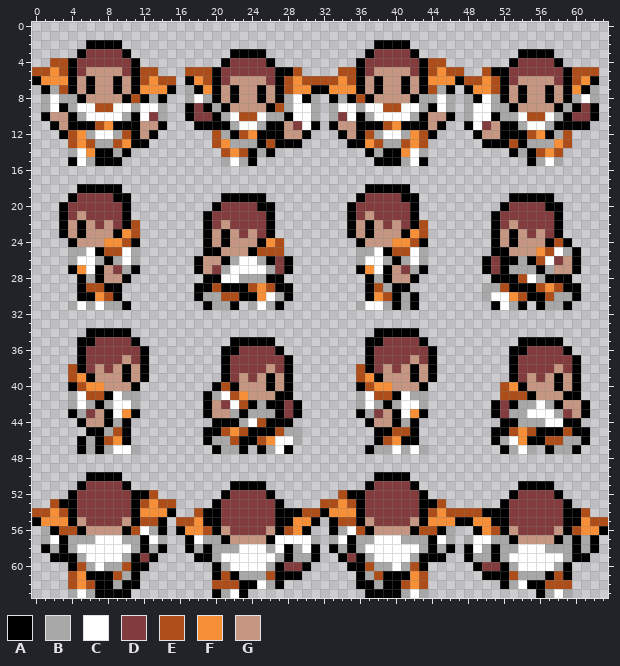
Two states of a pixel-art sprite, images/actors/derrick.png. The picture above was drawn from the file before the commit.
The file is 64x64 pixels.
Palette (. is transparent): A #000000  B #a8a8a8  C #ffffff  D #823c3d  E #ad4e1a  F #f68f37  G #c59782
Pixels before (only the part around the change), first column x 0:
 0 ................................................................
 1 ................................................................
 2 ......AAAA............................AAAA......................
 3 .....ADDDDA...........AAAA...........ADDDDA...........AAAA......
 4 ..EEADDDDDDA.........ADDDDA.........ADDDDDDAEE.......ADDDDA.....
 5 EEFEADGGGGDAEE...EEEADDDDDDAAE....EEADGGGGDAEFEE..EAADDDDDDAEEE.
 6 AFFFAGAGGAGAEFEE.AFEADGGGGDAEFEEEEFEAGAGGAGAFFFAEEFEADGGGGDAEFA.
 7 .ABEAGAGGAGAFFFA.BAFAGAGGAGAEFFAAFFFAGAGGAGAEBA.AFFEAGAGGAGAFAB.
 8 .BCBBAGGGGAEABA..BCBAGAGGAGABCAB.ABAEAGGGGABBCB.BACBAGAGGAGABCB.
 9 .BCABCCEECCBCCB..ADABAGGGGAEBCCB.BCCBCCEECCBACB.BCCBBAGGGGABADA.
10 .AGGABCCCCBACDB..ADDABCEECBBACCB.BDCABCCCCBAGGA.BCCABBCEECBADDA.
11 ..AGAAAEFAAAGGA...AAAABCCBAAGDCA.AGGAAAEFAAAGA..ACDGAABCCBAAAA..
12 ...AEFBCCBEAGA......EBAEFAAAGGA...AGAEBCCBFEA....AGGAAAEFABE....
13 ....EFEBBEFAA.......EFBBBAEAAA.....AAFEBBEFE......AAAEABBBFE....
14 ....BCFAABA..........EFEABA..........ABAAFCB.........ABAEFE.....
15 ....ACBAAA...........BCBA.............AAABCA...........ABCB.....
16 ................................................................
17 ................................................................
18 .....AAAAA...........................AAAAA......................
19 ....ADDDDAA..........AAAAA..........ADDDDAA..........AAAAA......
20 ...ADDDDDDA.........ADDDDAA........ADDDDDDA.........ADDDDAA.....
21 ...ADGDDDDA........ADDDDDDA........ADGDDDDA........ADDDDDDA.....
22 ...AGAGDGDAE.......ADGDDDDA........AGAGDGDAE.......ADGDDDDA.....
23 ...AGAGGGAFE.......AGAGDGDA........AGAGGGAFE.......AGAGDGDA.....
24 ....AGGGFFEA.......AGAGGGAFE........AGGGFFEA.......AGAGGGAEA....
25 ....BBCAEECB.......AAGGGAEEE........BBCAEECB.......AAGGGFECBA...
26 ....BCCBABCB......AGGABCCBADA.......BCCBABCB......ADAABAECDGA...
27 ....AFCAGDBA......AGDBCCCCBDA.......AFCAGDBA......ADABBBABGGA...
28 .....ABAGGA........AACCBBBAA.........ABAGGA........AAAECBAAA....
29 .....AEEAA........AAEAAAEFEAA........AEBAA........BBEAAAEFEAA...
30 .....AAFEA........ABBEEAAFCBA........AFEABA.......BCCFEAAEBBA...
31 ....BCBCBBA........ABBA.BCBA........BCCBABA........ACBA.ABBA....
32 ................................................................
33 ................................................................
34 ......AAAAA...........................AAAAA.....................
35 .....AADDDDA..........AAAAA..........AADDDDA..........AAAAA.....
36 .....ADDDDDDA........AADDDDA.........ADDDDDDA........AADDDDA....
37 .....ADDDDGDA........ADDDDDDA........ADDDDGDA........ADDDDDDA...
38 ....EADGDGAGA........ADDDDGDA.......EADGDGAGA........ADDDDGDA...
39 ....EFAGGGAGA........ADGDGAGA.......EFAGGGAGA........ADGDGAGA...
40 ....AEFFGGGA........AEAGGGAGA.......AEFFGGGA........EFAGGGAGA...
41 ....BCEEACBB.......ABCEFGGGAA.......BCEEACBB........EEEAGGGAA...
42 ....BCBABCCB.......AGDCEABAADA......BCBABCCB.......ADABBCBAGGA..
43 ....ABDGACFA.......AGGBABBBADA......ABDGACFA.......ADBBCCCBDGA..
44 .....AGGABA.........AAABCEAAA........AGGABA.........AABBBCCAA...
45 ......AABEA........AAEFEAAAEBB........AAEEA........AAEFEAAAEAA..
46 .....ABAEFA........ABBEAAEFCCB........AEFAA........ABCFAAEEBBA..
47 .....ABABCCB........ABBA.ABCA........ABBCBCB........ABCB.ABBA...
48 ................................................................
49 ................................................................
50 ......AAAA............................AAAA......................
51 .....ADDDDA...........AAAA...........ADDDDA...........AAAA......
52 ....ADDDDDDAAE.......ADDDDA.......EAADDDDDDA.........ADDDDA.....
53 ..EAADDDDDDAEFEE....ADDDDDDA....EEFEADDDDDDAAE......ADDDDDDA....
54 EEFEADDDDDDAFFFA..EAADDDDDDAAAEEAFFFADDDDDDAEFEEEEAAADDDDDDAAE..
55 AFFFAGDDDDGAEEA.EEFAADDDDDDAAFFA.AEEAGDDDDGAFFFAAFFAADDDDDDAAFEE
56 .BAEEAGGGGAECBA.AFFEAGDDDDGAEFA..ABCEAGGGGAEEAB..AFEAGDDDDGAEFFA
57 .BCABBBCCCBBACB..ACBBAGGGGACCCCB.BCABBCCCBBBACB.BCCBBAGGGGABABA.
58 .ABABCCCCCCBABA..ABABBBCCCBCABCA.ABABCCCCCCBABA.ACBABBCCCBBBABA.
59 ..AAABCCCCBADA....AABCCCCCCBABBA..ADABCCCCBAAA..ABBABCCCCCCBAA..
60 ....AEBCBBEAA.......ABCCCCBADDA....AAEBBCBEA.....ADDABCCCCBA....
61 ....EFAAAEBA........AEABBBEAAA......ABEAAAFE......AAAEBBBAEA....
62 ....EFEAABAA........EEEAACBA........AABAAEFE........ABCAAEEE....
63 ....BCBAAAA.........ABCA.............AAAABCB............ABCB....
Once edited:
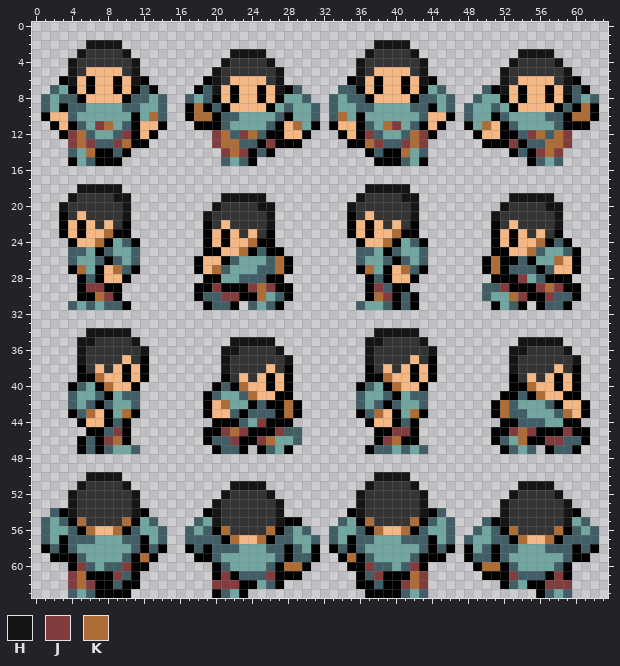
Colours new in this view: H #151515  J #823c3d  K #ae6c37
Diff:
colour B: #a8a8a8 -> #415d66
colour C: #ffffff -> #71a6a1
colour D: #823c3d -> #343434
colour G: #c59782 -> #f5b784
Changed rows in their new state; - is a pixel that keeps its letter.
first column x 0:
 2 ------HHHH----------------------------HHHH---------------------
 3 -----H----H-----------HHHH-----------H----H-----------HHHH-----
 4 --..H------H---------H----H---------H------H..-------H----H----
 5 ....H------H..---...H------H..----..H------H....--..H------H...
 6 ...AH------HA...-..AH------H.......AH------HA.......H------HA..
 7 -.-C--------BA..-.-BH------HAB....BB--------C-.-..BAH------HB-.
 8 -----------BBCB-------------C-B.-BCBB-----------.B-C-----------
 9 -----B-CC-B-------K--------C---------B-CC-B---------C--------K-
10 ----BC----C--K----KK--BCC-C-------K--C----CB---------C-CCB--KK-
11 -----BCJKCB----------BC--CB--K-------BCKJCB-------K--BC--CB----
12 ----JK----J---------JKBJKB-----------J----KJ----------BJKBKJ---
13 ----JKJ--JK---------JKK---J----------KJ--JKJ---------J---KKJ---
14 ------K--------------JKJ-----------------K--------------JKJ----
first column x 3:
18 --HHHHH---------------------------HHHHH-----------------
19 -H----HH----------HHHHH----------H----HH----------HHHHH-
20 H------H---------H----HH--------H------H---------H----HH
21 -------H--------H------H---------------H--------H------H
22 --------.--------------H----------------.--------------H
23 -----K-A.----------------------------K-A.---------------
24 ----KACB-------------K-A.-----------KACB-------------K-B
25 -----BC-------------K-BAA------------BC-------------KBC-
26 ----------------------CBK-----------------------K----C-K
27 --K---K----------K----B-K---------K---K---------K-------
28 ---------------------------------------------------J----
29 ---JJ------------J---JKJ-----------J-------------J---JKJ
30 ----KJ------------JJ--K------------KJ-------------KJ--J-
first column x 4:
34 --HHHHH---------------------------HHHHH------------------
35 -HH----H----------HHHHH----------HH----H----------HHHHH--
36 -H------H--------HH----H---------H------H--------HH----H-
37 -H---------------H------H--------H---------------H------H
38 .----------------H--------------.----------------H-------
39 .A-K----------------------------.A-K---------------------
40 -BCAK------------B-K-------------BCAK-----------.A-K-----
41 --CB--------------CBK-------------CB------------AAB-K----
42 -----------------K-C----K-----------------------KBCC-----
43 --K---K-----------------K---------K---K---------K------K-
44 ---------------------J-----------------------------------
45 -----J-----------JKJ---J------------JJ-----------JKJ---J-
46 ----JK------------J--JK------------JK-------------K--JJ--
first column x 0:
50 ------HHHH----------------------------HHHH----------------------
51 -----H----H-----------HHHH-----------H----H-----------HHHH------
52 ----H------H..-------H----H-------..H------H---------H----H-----
53 --..H------H....----H------H----....H------H..------H------H----
54 ..BAH------HA...--.-H------H.......AH------HAB......H------H-.--
55 .BCB-K----K-CB.-..BCH------H-A..-.BC-K----K-BCB...B-H------HCB..
56 --CCB-K--K-B-CB-.BCB-K----K-BCB--BC-B-K--K-BCC---BCB-K----K-BCB.
57 -----------------BB---K--K-BB-------------------------K--K--B-B-
58 ---------------------------B------------------------------------
59 ------------K----------------------K----------------------------
60 -----J----J-----------------KK-------J----J-------KK------------
61 ----JK---J-----------J----J-----------J---KJ---------J----J-----
62 ----JKJ-------------JJJ------------------JKJ-------------JJJ----
Boxes around the changes in both pictures, in picture pixels (x1, y1, x2, y2):
changed: (32, 40, 608, 598)
